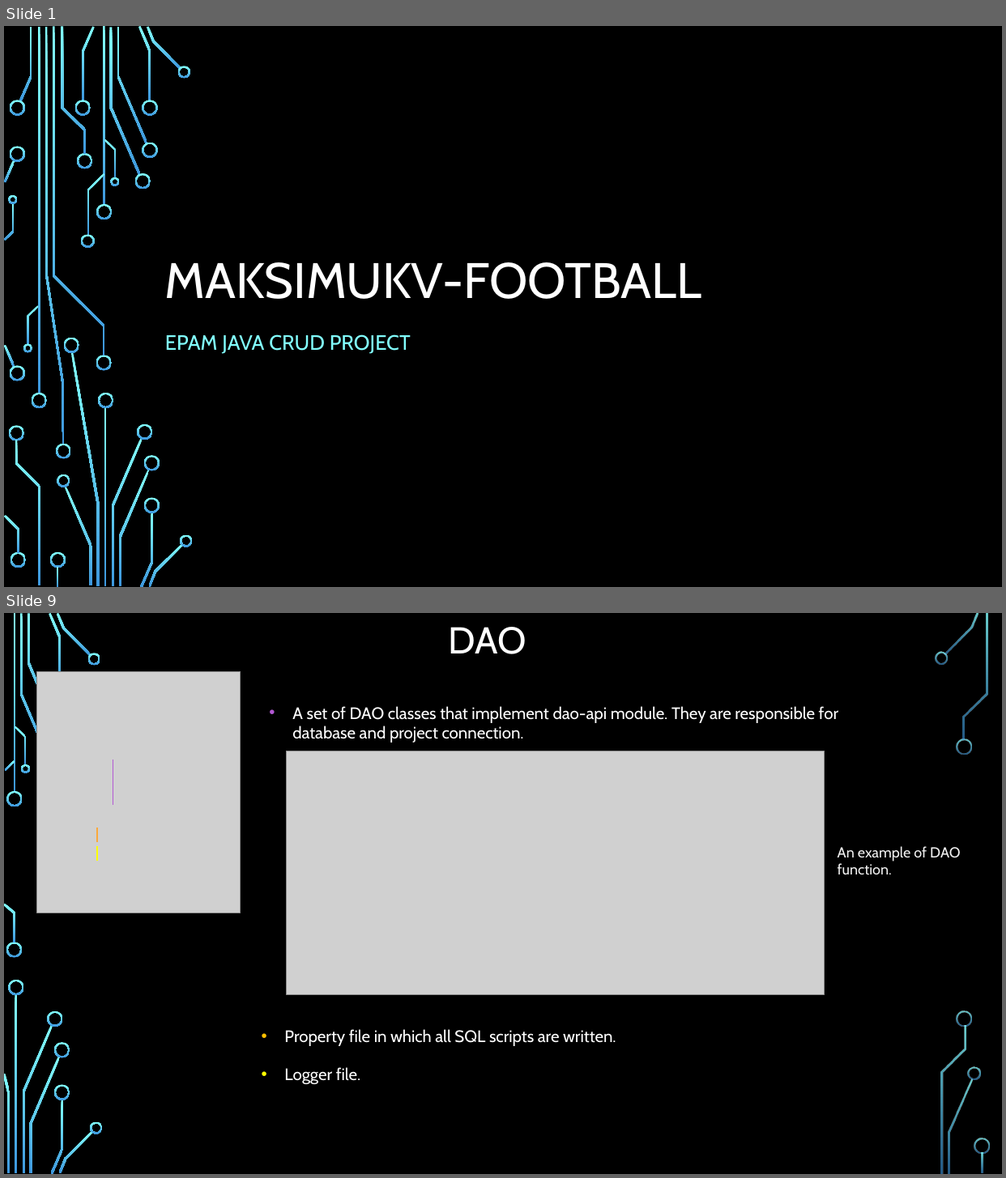
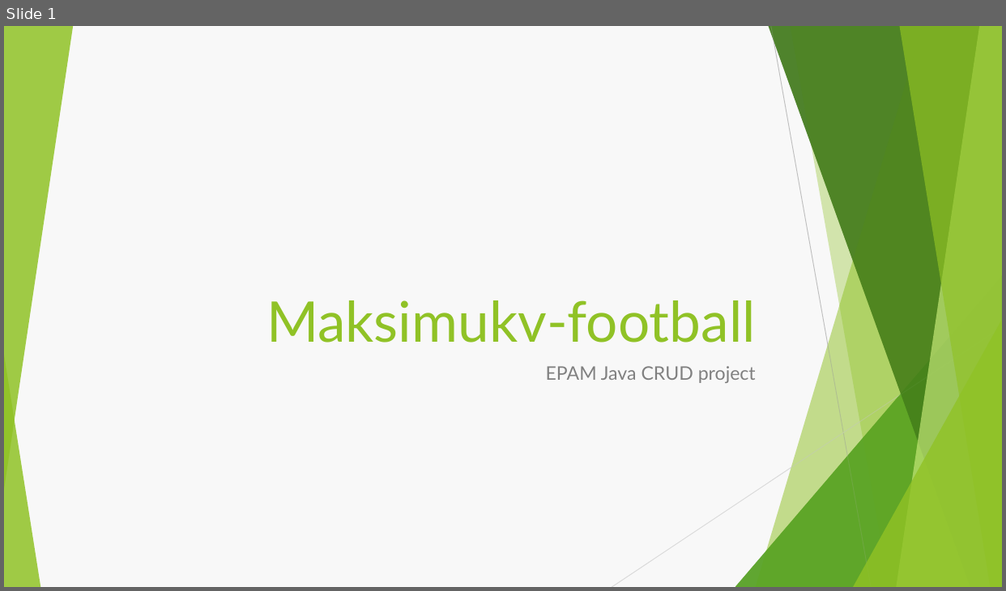
Before and after one commit to Brest-Java-Course-2021/MaksimukV-football, a slide deck: documentation/about/Maksimukv-football-shortened.pptx. Shown one above the other, each under a label of ours: slides 1 and 9 before the commit, slide 1 after it; the slides between them are not shown. The pictures are 1006x1178 and 1006x591 pixels, drawn with LibreOffice and Linux fonts; fonts in the diff are those of the drawing; grey boxes stand for pictures; background and template pictures are left out. Boxes give left, top, right and bottom in pixels: in the first picture for what was removed or moved away, otherwise in the second. Text is boxed around its words. In the diff, an @@ line names an element or a change of style, - is before the commit and + after.

```diff
--- a/documentation/about/Maksimukv-football-shortened.pptx
+++ b/documentation/about/Maksimukv-football-shortened.pptx
@@ slide 9 removed at box(4, 613, 1002, 1174), background picture (left out) @@
@@ title removed at box(449, 627, 526, 654) @@
-DAO
@@ picture removed at box(37, 671, 241, 914) @@
@@ text removed at box(292, 706, 838, 743) @@
-• A set of DAO classes that implement dao-api module. They are responsible for database and project connection.
@@ picture removed at box(286, 752, 825, 995) @@
@@ line removed from (113, 760) to (113, 805) @@
@@ line removed from (97, 828) to (97, 843) @@
@@ line removed from (97, 846) to (97, 861) @@
@@ text removed at box(837, 846, 961, 875) @@
-An example of DAO function.
@@ text removed at box(284, 1029, 616, 1046) @@
-• Property file in which all SQL scripts are written.
@@ text removed at box(284, 1067, 360, 1084) @@
-• Logger file.
@@ group removed at box(4, 613, 990, 1174): 30 freeform shapes, 3 rectangles @@
@@ slide 1 changed as well @@
@@ background picture (left out) to #F8F8F8 @@
@@ group added at box(4, 26, 1002, 587): 5 freeform shapes, 3 triangles, 2 lines @@
@@ title at box(266, 301, 756, 343): text changed; size 48 to 54 pt; font Cabin to Lato; text colour #FFFFFF to #90C226 @@
-MAKSIMUKV-FOOTBALL
+Maksimukv-football
@@ group added at box(4, 26, 1002, 587): 5 freeform shapes, 3 triangles @@
@@ subtitle at box(546, 366, 756, 383): text changed; size 20 to 18 pt; font Cabin to Lato; text colour #82FFFF to #808080 @@
-EPAM JAVA CRUD PROJECT
+EPAM Java CRUD project
@@ group removed at box(4, 26, 193, 587): 50 freeform shapes, 4 rectangles @@
```
Also in this commit, not shown: 1 other slide changed, 5 slides added, 8 other slides removed, 9 other files.
